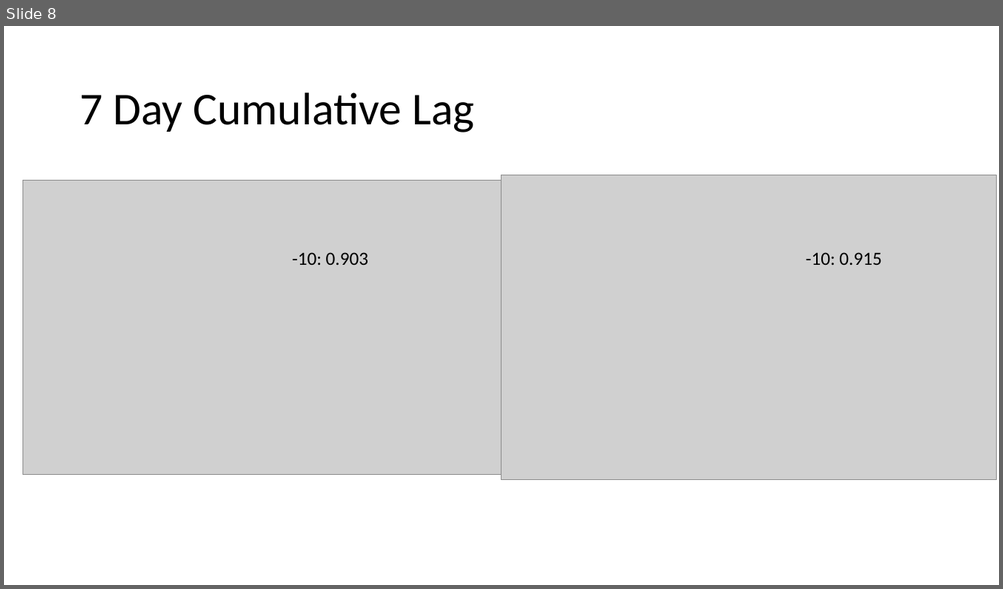
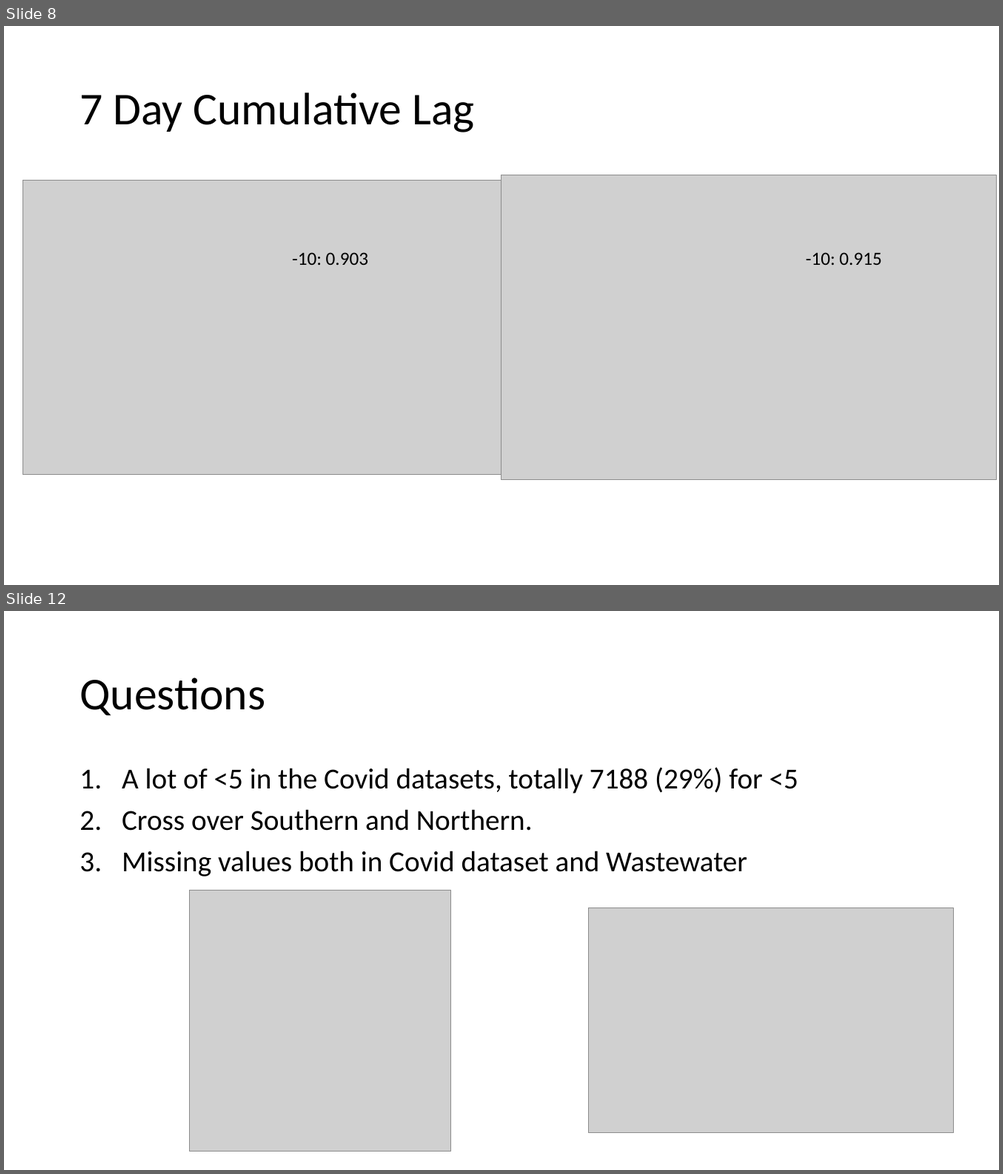
Before and after one commit to YJZhang77/Covid-git, a slide deck: results.pptx. Shown one above the other, each under a label of ours: slide 8 before the commit, slides 8 and 12 after it; the slides between them are not shown. The pictures are 1003x589 and 1003x1174 pixels, drawn with LibreOffice and Linux fonts; fonts in the diff are those of the drawing; grey boxes stand for pictures. Boxes give left, top, right and bottom in pixels: in the first picture for what was removed or moved away, otherwise in the second. Text is boxed around its words. In the diff, an @@ line names an element or a change of style, - is before the commit and + after.

```diff
--- a/results.pptx
+++ b/results.pptx
@@ slide 12 added at (4,611,999,1170), background #FFFFFF @@
@@ title added at (79,678,265,715), 44 pt, text #000000 @@
+Questions
@@ text added at (122,767,798,877), 28 pt, text #000000 @@
+1. A lot of <5 in the Covid datasets, totally 7188 (29%) for <5
+2. Cross over Southern and Northern.
+3. Missing values both in Covid dataset and Wastewater
@@ picture added at (190,891,451,1152) @@
@@ picture added at (588,908,953,1134) @@
```
Also in this commit, not shown: 1 slide changed, 14 other slides added, 1 other file.
